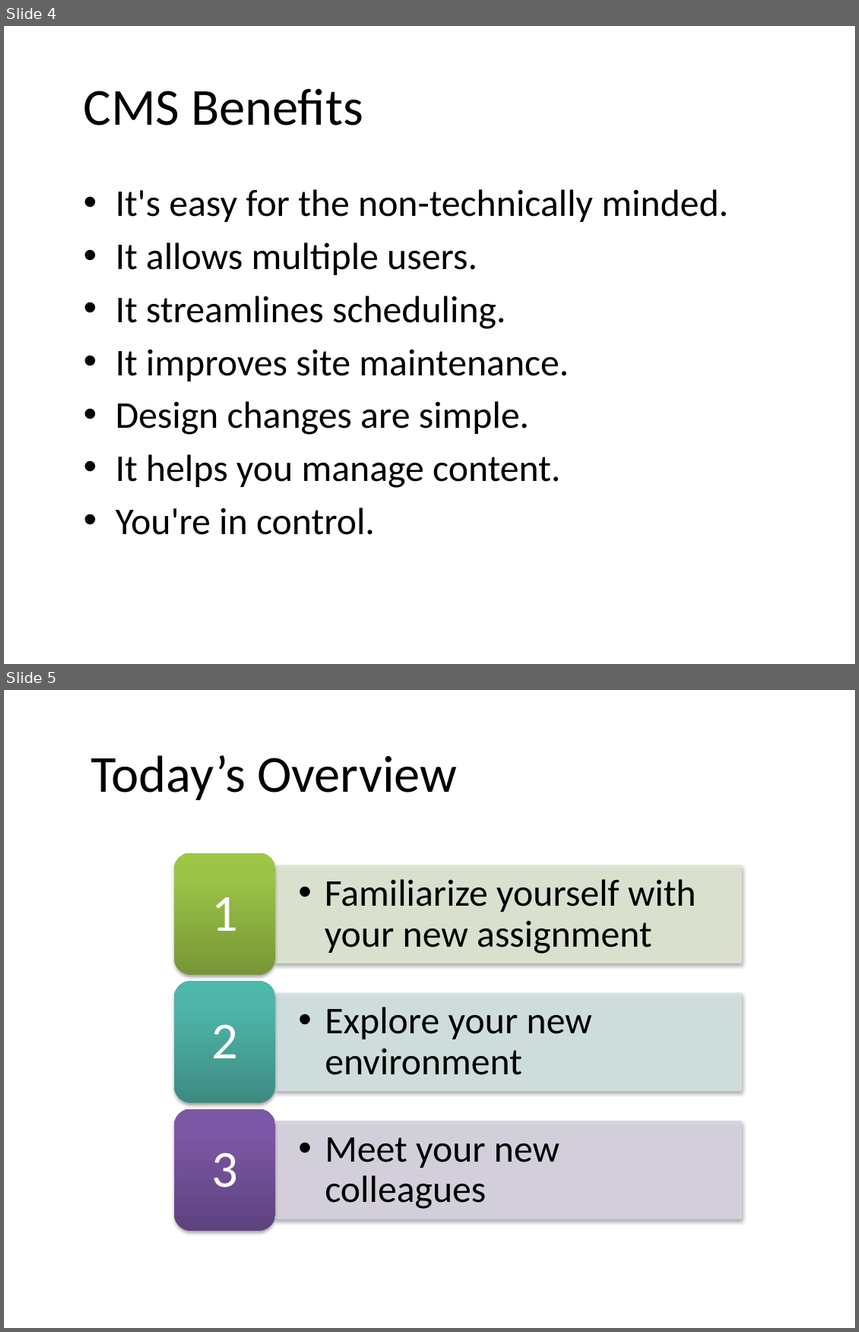
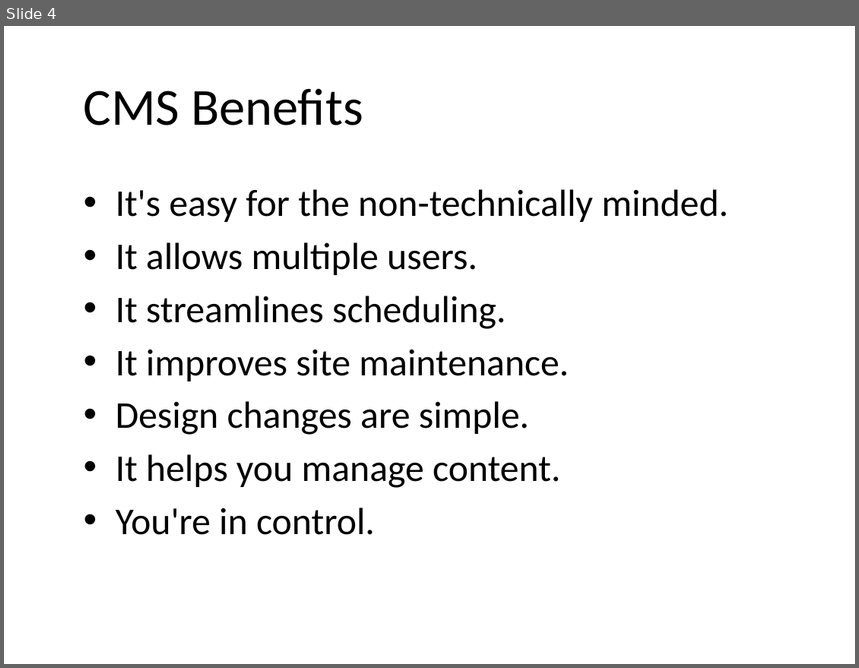
Before and after one commit to bita639/ICM, a slide deck: Developer/ATS NEWS.pptx. Shown one above the other, each under a label of ours: slides 4 and 5 before the commit, slide 4 after it. The pictures are 859x1332 and 859x668 pixels, drawn with LibreOffice and Linux fonts; fonts in the diff are those of the drawing; background and template pictures are left out. Boxes give left, top, right and bottom in pixels: in the first picture for what was removed or moved away, otherwise in the second. Text is boxed around its words. In the diff, an @@ line names an element or a change of style, - is before the commit and + after.

```diff
--- a/Developer/ATS NEWS.pptx
+++ b/Developer/ATS NEWS.pptx
@@ slide 5 removed at (x1=4, y1=690, x2=855, y2=1328), background picture (left out) @@
@@ title removed at (x1=91, y1=755, x2=457, y2=800) @@
-Today’s Overview
@@ group removed at (x1=174, y1=853, x2=741, y2=1231): 6 texts, 3 rectangles, 3 rounded rectangles @@
-  •• Familiarize yourself with your new assignment
-1
-  •• Explore your new environment
-2
-  •• Meet your new colleagues
-3
```
